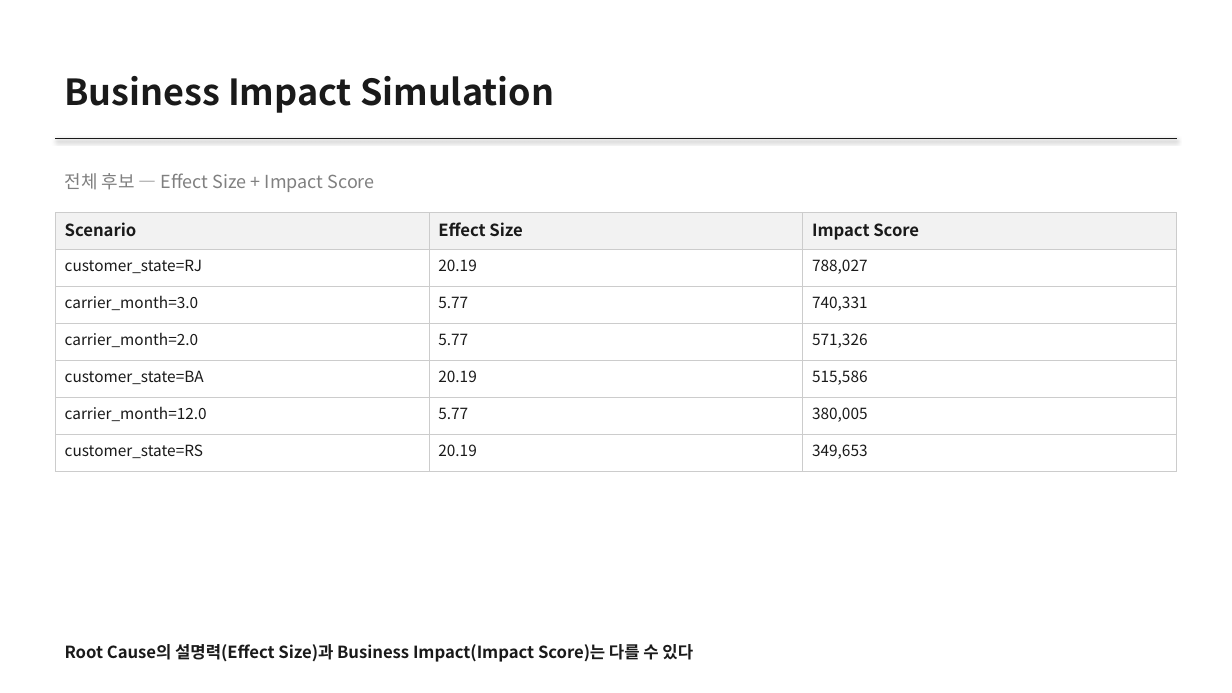
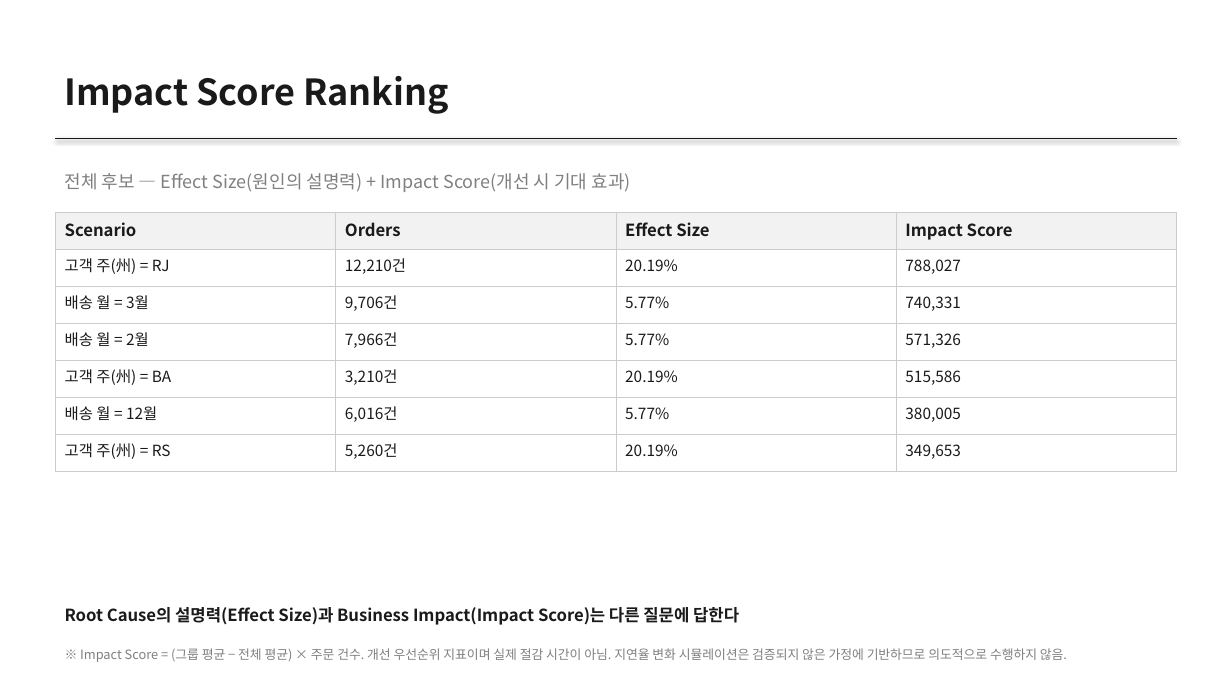
Before and after one commit to JunheePark0224/Olist-BPM-Agent, a slide deck: slide 9 of agent/outputs/executive_report.pptx. Drawn at 1232x693 pixels with LibreOffice and Linux fonts; fonts in the diff are those of the drawing. Boxes give left, top, right and bottom in pixels: in the first picture for what was removed or moved away, otherwise in the second. Text is boxed around its words. In the diff, an @@ line names an element or a change of style, - is before the commit and + after.

```diff
--- a/agent/outputs/executive_report.pptx
+++ b/agent/outputs/executive_report.pptx
@@ text at [65, 76, 449, 114]: text changed @@
-Business Impact Simulation
+Impact Score Ranking
@@ text at [65, 173, 631, 192]: text changed @@
-전체 후보 — Effect Size + Impact Score
+전체 후보 — Effect Size(원인의 설명력) + Impact Score(개선 시 기대 효과)
@@ table at [55, 213, 1176, 471] @@
-column 1: Scenario | customer_state=RJ | carrier_month=3.0 | carrier_month=2.0 | customer_state=BA | carrier_month=12.0 | customer_state=RS
-column 2: Effect Size | 20.19 | 5.77 | 5.77 | 20.19 | 5.77 | 20.19
+column 1: Scenario | 고객 주(州) = RJ | 배송 월 = 3월 | 배송 월 = 2월 | 고객 주(州) = BA | 배송 월 = 12월 | 고객 주(州) = RS
+column 2: Orders | 12,210건 | 9,706건 | 7,966건 | 3,210건 | 6,016건 | 5,260건
+column 3: Effect Size | 20.19% | 5.77% | 5.77% | 20.19% | 5.77% | 20.19%
@@ text at [65, 607, 739, 625]: text changed @@
-Root Cause의 설명력(Effect Size)과 Business Impact(Impact Score)는 다를 수 있다
+Root Cause의 설명력(Effect Size)과 Business Impact(Impact Score)는 다른 질문에 답한다
@@ text added at [80, 648, 1067, 662], 10 pt, text #808080 @@
+※ Impact Score = (그룹 평균 − 전체 평균) × 주문 건수. 개선 우선순위 지표이며 실제 절감 시간이 아님. 지연율 변화 시뮬레이션은 검증되지 않은 가정에 기반하므로 의도적으로 수행하지 않음.
```
Also in this commit, not shown: 6 other slides changed, 2 slides added, 2 slides removed, 33 other files.
